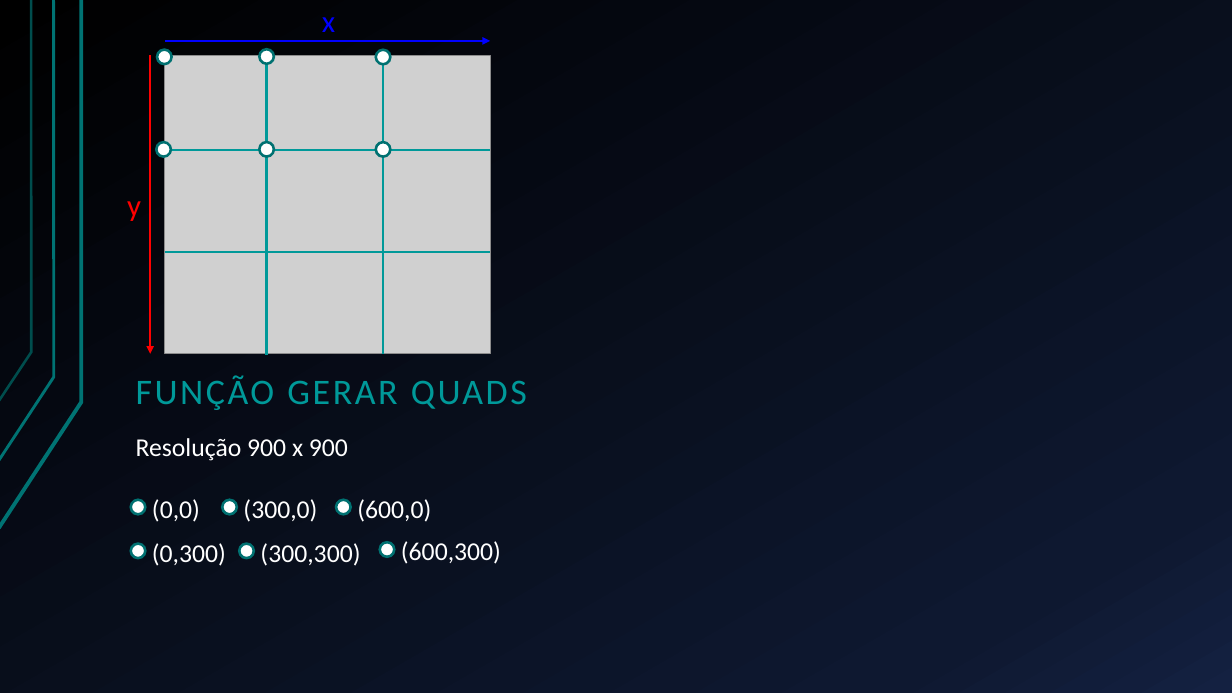
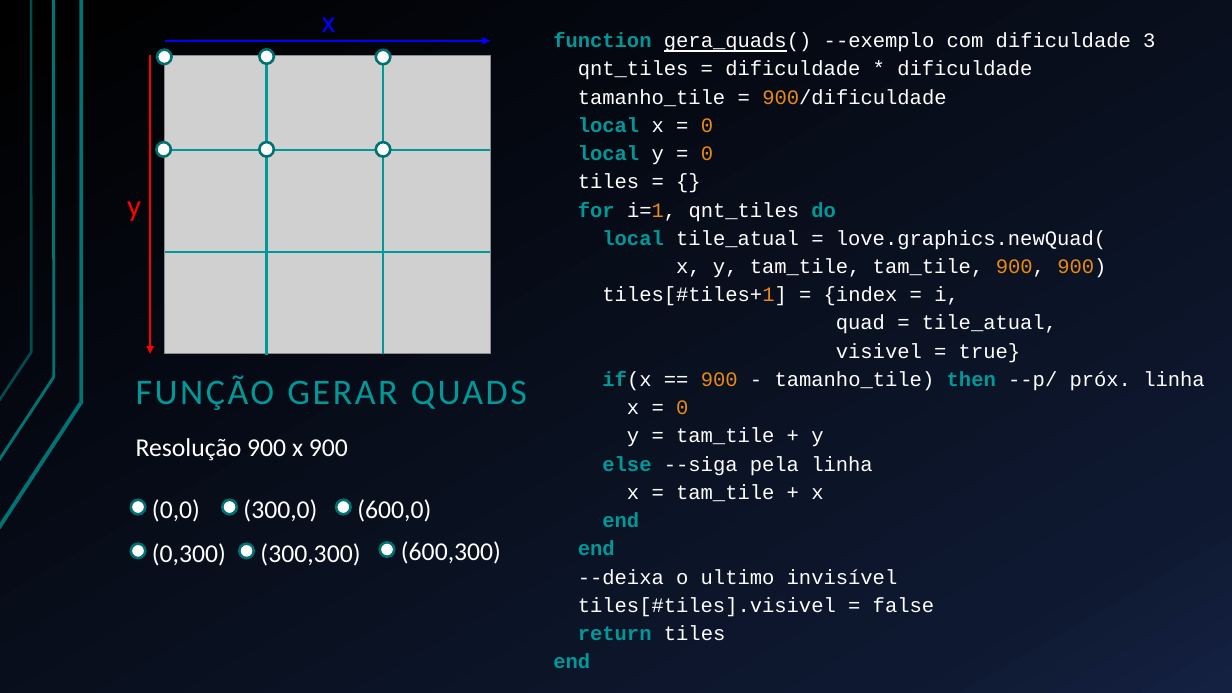
Before and after one commit to Esduard/INF1031-SLIDING_PUZZLE, a slide deck: slide 5 of Apresentação/Deslize.pptx. Drawn at 1232x693 pixels with LibreOffice and Linux fonts; fonts in the diff are those of the drawing; grey boxes stand for pictures. Boxes give left, top, right and bottom in pixels: in the first picture for what was removed or moved away, otherwise in the second. Text is boxed around its words. In the diff, an @@ line names an element or a change of style, - is before the commit and + after.

```diff
--- a/Apresentação/Deslize.pptx
+++ b/Apresentação/Deslize.pptx
@@ text added at (553,33,1204,668), 16 pt, text #FFFFFF @@
+function gera_quads() --exemplo com dificuldade 3
+qnt_tiles = dificuldade * dificuldade
+tamanho_tile = 900/dificuldade
+local x = 0
+local y = 0
+tiles = {}
+for i=1, qnt_tiles do
+local tile_atual = love.graphics.newQuad(
+x, y, tam_tile, tam_tile, 900, 900)
+tiles[#tiles+1] = {index = i,
+quad = tile_atual,
+visivel = true}
+if(x == 900 - tamanho_tile) then --p/ próx. linha
+x = 0
+y = tam_tile + y
+else --siga pela linha
+x = tam_tile + x
+end
+end
+--deixa o ultimo invisível
+tiles[#tiles].visivel = false
+return tiles
+end
```
Also in this commit, not shown: 2 other slides changed, 1 other file.
